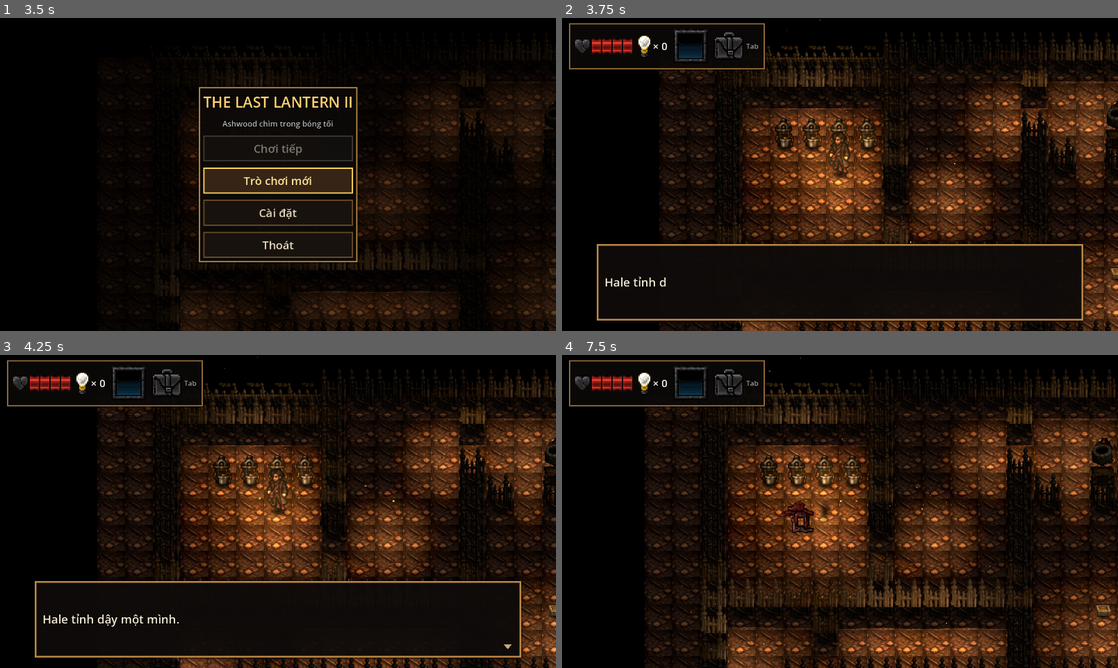
Above: before the commit, frames 1-4 (two rows, left to right).
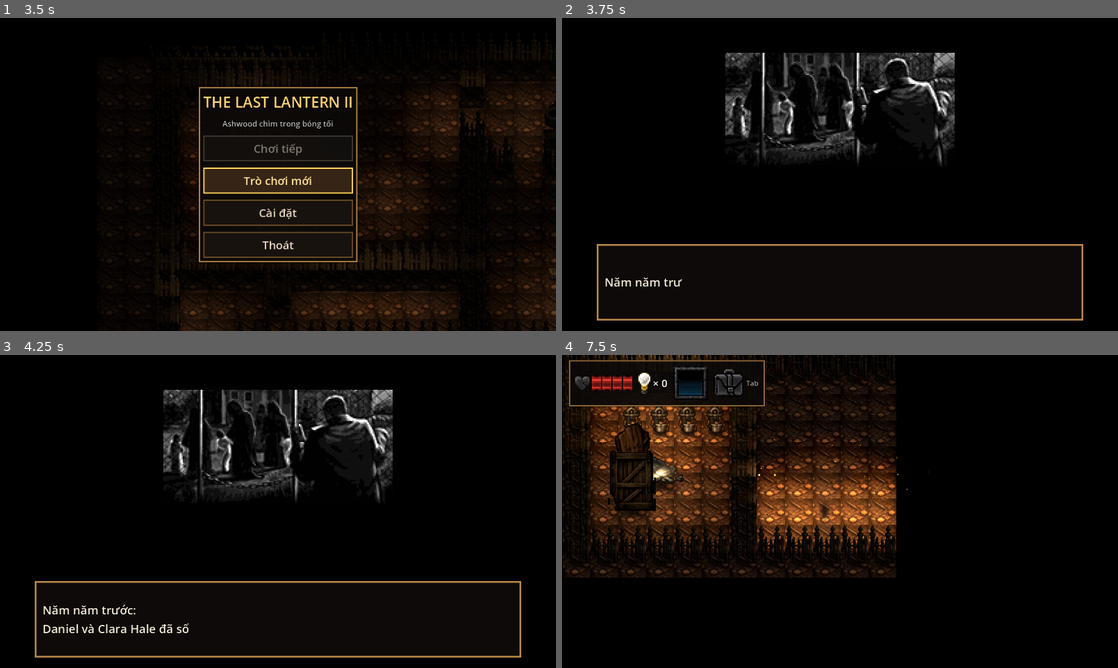
Above: after the commit, the same moments.

Repository: TienDungwork/The-Last-Lantern
Game: Godot game, scene res://src/game.tscn
Same seed, same stepped clock (60 frames per second), same inputs: the game is played once before the commit and once after it.
Inputs (mouse positions are in pixels of both pictures, inside the frame that each line leads up to):
- Up to frame 1 (3.5 s): click "Cài đặt" at 0.5 s; click "Tiếng Việt" at 1.25 s; click "English" at 2 s; click "Xong" at 2.75 s
- Up to frame 2 (3.75 s): click "Trò chơi mới" at 3.5 s
- Up to frame 3 (4.25 s): no input
- Up to frame 4 (7.5 s): tap Enter (interact) at 4.25 s; move the mouse to (962, 495) at 4.27 s; hold Right (move_right) 4.28-5.03 s; hold Enter (interact) 4.28-5.03 s; tap Space at 4.52, 5.27, 6.77 s; move the mouse to (728, 527) at 5.02 s; hold Down (move_down) 5.03-5.78 s; tap E at 5.1 s; move the mouse to (895, 442) at 5.77 s; hold Right (move_right) 5.78-6.53 s; tap F at 5.85 s; move the mouse to (812, 574) at 6.52 s; hold Up (move_up) 6.53-7.28 s; tap I at 6.6 s; move the mouse to (1006, 558) at 7.27 s; hold Left (move_left) from 7.28 s (still down); hold Enter (interact) from 7.28 s (still down)

Frame 1 is identical in both runs. In frame 2, 38% of the frame differs, in the area x 1-100%, y 0-100%; in frame 3, 39%; in frame 4, 53%, in the area x 0-100%, y 0-100%.

Commit message:
Op 8 ep di tung o (kich su kien o di qua) nhu ban goc; Tro choi moi bat dau man 16 (doan mo dau)
Co-authored-by: Cursor <cursoragent@cursor.com>

Diff:
--- a/src/core/grid_state.gd
+++ b/src/core/grid_state.gd
@@ -54,6 +54,7 @@
 var boss2: Dictionary = {}
 var fireballs: Array = []        # Vector2i, cục lửa đứng yên (SPECIAL 11)
 var pointers: Dictionary = {}    # op 27, slot -> {at, dir} (mũi tên) | {hud} (nháy HUD); mất khi vào màn
+var forced: Dictionary = {}      # op 8: {dir, n} còn phải ép đi; trong lúc này bỏ qua phím
 var sun_beam: Dictionary = {}    # SPECIAL 0/1/3 (field_334/335/336): {n: số tia 1|2, at: ô gốc}; mất khi vào màn
 var light: Array = []            # độ sáng từng ô; rỗng = cần tính lại (light_map())
 var player: Vector2i
@@ -186,8 +187,22 @@
 func step(dir: int) -> Array:
 	## Một lượt đi. Bị chắn: chạy sự kiện ô đích có lọc hướng. Đi được: chạy sự kiện ô mới, không lọc hướng.
 	out.clear()
-	if not control:
+	if not control or not forced.is_empty():
 		return out
+	return _step(dir)
+
+func forced_step() -> Array:
+	## Op 8 (field_141/142/143): kịch bản ép đi từng ô như tự đi (sự kiện ô vẫn chạy), kể cả khi khóa điều khiển.
+	out.clear()
+	if forced.is_empty():
+		return out
+	var dir: int = forced.dir
+	forced.n -= 1
+	if forced.n <= 0:
+		forced = {}
+	return _step(dir)
+
+func _step(dir: int) -> Array:
 	if carried >= 0 and dir != facing and int(lights[carried].type) == 1:
 		# Cầm đèn pin: đổi hướng chỉ xoay đèn, không bước.
 		facing = dir
--- a/src/core/script_vm.gd
+++ b/src/core/script_vm.gd
@@ -72,16 +72,15 @@
 				st.out.append({"type": "change_level", "level": int(a[2]), "to": to})
 		7:
 			st.control = int(a[0]) != 0
-		8:
+		8:   # method_209 case 8: kịch bản chạy tiếp ngay, người chơi đi dần qua GridState.forced_step()
 			var dir := int(a[0])
-			if GridState.DIR_VEC.has(dir):
-				for i in int(a[1]):
-					var t: Vector2i = st.player + GridState.DIR_VEC[dir]
-					if st.is_solid(t):
-						break
-					st.player = t
-					st.facing = dir
-					st.out.append({"type": "moved", "to": t, "dir": dir, "scripted": true})
+			if dir == 5:
+				st.world.equipped = -1   # field_274 = -1: cất món đang cầm
+			elif GridState.DIR_VEC.has(dir) and int(a[1]) <= 0:
+				st.facing = dir
+				st.out.append({"type": "bumped", "dir": dir})   # chỉ quay mặt
+			elif GridState.DIR_VEC.has(dir):
+				st.forced = {"dir": dir, "n": int(a[1])}
 		9:
 			var at := Vector2i(int(a[0]), int(a[1]))
 			if _level_arg(int(a[2]), World.SET_TILE, 0, at.x, at.y, int(a[3])):
--- a/src/game.gd
+++ b/src/game.gd
@@ -12,6 +12,7 @@
 # class_4.field_38 (nhạc mỗi màn, tài nguyên 54..60 = track 0..6); -1 = giữ nhạc đang phát (-123 ở bản gốc).
 const LEVEL_MUSIC := [6, 5, 4, 6, 2, 2, 0, 6, 0, 5, 5, 0, 6, 4, 2, 2, 6, 5, 0, 0, 0, -1]
 const TITLE_MUSIC := 4   # tài nguyên 58
+const NEW_GAME_LEVEL := 16   # class_4 case 14: đoạn mở đầu "Năm năm trước...", tự đi rồi dịch chuyển sang màn 0
 const PIXEL_SCALE := 2   # kiểu B: 1 pixel cảnh = 2x2 pixel cửa sổ (1280x720 -> cảnh 640x360)
 
 @export var start_level := 0
@@ -118,7 +119,7 @@
 func _new_game() -> void:
 	hud.show()
 	world = World.new()
-	load_level(0)
+	load_level(NEW_GAME_LEVEL)
 
 func _continue_game() -> void:
 	hud.show()
@@ -208,7 +209,10 @@
 			_held.append(action)
 		elif not Input.is_action_pressed(action):
 			_held.erase(action)
-	if _step_wait == 0.0 and not _held.is_empty():
+	if _step_wait == 0.0 and not state.forced.is_empty():
+		state.forced_step()
+		_step_wait = ActorView.STEP_TIME
+	elif _step_wait == 0.0 and not _held.is_empty():
 		state.step(DIR_ACTION[_held.back()])   # step() xóa out cũ trước khi ghi
 		_step_wait = ActorView.STEP_TIME
 	rules.tick(int(delta * 1000.0))
--- a/tests/integration/test_menu.gd
+++ b/tests/integration/test_menu.gd
@@ -16,8 +16,9 @@
 	eq([game.music_track, game.music.stream != null], [game.TITLE_MUSIC, true], "nhạc tiêu đề")
 	game.menu._start(game.menu.new_game)
 	ok(not game.menu.visible and game.hud.visible, "trò chơi mới: vào màn")
-	eq(game.state.level.index, 0, "màn 0")
-	eq(game.music_track, game.LEVEL_MUSIC[0], "nhạc màn 0")
+	eq(game.state.level.index, 16, "màn mở đầu 16")
+	ok(game._cutscene.visible, "cảnh cắt Năm năm trước")
+	eq(game.music_track, game.LEVEL_MUSIC[16], "nhạc màn 16")
 
 	game.world.inventory.append(20)
 	game.menu.world = game.world
@@ -37,6 +38,9 @@
 
 	# Sự kiện cờ 128 (lặp) ở ô đang đứng chạy lại khi đóng menu trong game (field_434).
 	var s: GridState = game.state
+	s.player = Vector2i(8, 5)   # ra khỏi ô mở đầu (10,5), nơi cờ 128 sẽ chiếu lại cảnh cắt
+	game.dialog.hide()
+	game._say_queue.clear()
 	s.events.append({"id": s.event_active.size(), "x": s.player.x, "y": s.player.y, "w": 1, "h": 1,
 		"flags": GridState.F_ACTIVE | GridState.F_ON_ENTER | GridState.F_REPEAT, "commands": [{"op": 25, "args": []}]})
 	s.event_active.append(true)
--- a/tests/unit/test_script_vm.gd
+++ b/tests/unit/test_script_vm.gd
@@ -27,11 +27,33 @@
 	eq(s.out[0].portrait, -1, "255,255 = không chân dung")
 
 func test_player_control_and_move() -> void:
-	# event#4 (9..10,1): control off, SAY 9, MOVE right 1, control on
-	var s := GridState.new(LevelData.load_level(0), Vector2i(9, 1))
-	s.vm.run(s.level.events[4])
-	eq(s.player, Vector2i(10, 1), "kịch bản đẩy sang phải 1")
-	eq(s.control, true, "trả lại điều khiển")
+	# event#4 (9..10,1): control off, SAY 9, MOVE right 1, control on = đi vào vùng tối thì bị đẩy lùi
+	var s := GridState.new(LevelData.load_level(0), Vector2i(11, 1))
+	s.step(3)
+	eq([s.player, s.forced, s.control], [Vector2i(10, 1), {"dir": 1, "n": 1}, true], "kịch bản chạy hết, chờ ép đi")
+	s.step(3)
+	eq(s.player, Vector2i(10, 1), "đang bị ép đi: bỏ qua phím")
+	s.forced_step()
+	eq([s.player, s.forced], [Vector2i(11, 1), {}], "bị đẩy lùi 1 ô")
+
+func test_intro_level16_walks_into_level0() -> void:
+	# Trò chơi mới = màn 16 (class_4 case 14). Chuỗi ép đi 16#17 -> #12 -> #13 -> #14, hẹn giờ #9, #10, rồi #11
+	# dịch chuyển sang màn 0 (6,4). Op 8 phải kích sự kiện ở từng ô đi qua, không thì kẹt ở (7,5).
+	var s := World.new().enter_level(16)
+	var rules := RulesClassic.new(s)
+	var all: Array = s.enter().duplicate()
+	for i in 600:
+		all.append_array(s.forced_step().duplicate())
+		s.out.clear()
+		rules.tick(100)
+		all.append_array(s.out.duplicate())
+		s.out.clear()
+		if all.any(func(o): return o.type in ["change_level", "death"]):
+			break
+	var last: Dictionary = all.filter(func(o): return o.type in ["change_level", "death"]).back()
+	eq([last.type, last.get("level"), last.get("to")], ["change_level", 0, Vector2i(6, 4)], "sang màn 0")
+	eq(all.filter(func(o): return o.type == "say").map(func(o): return o.text_id), [171, 172, 173, 174, 0, 1, 2, 3],
+		"cảnh cắt 4 câu, Hale cãi dân làng, chủ quán, ngất đi")
 
 func test_if_holding_aborts() -> void:
 	var s := GridState.new(LevelData.load_level(0))
@@ -152,7 +174,7 @@
 	var seq := s.out.filter(func(o): return o.type in ["cutscene", "say", "cutscene_end"]).map(
 		func(o): return o.get("frame", o.get("text_id", "end")))
 	eq(seq, [181, 171, 172, 173, 174, "end"], "tranh, 4 câu, gỡ")
-	eq([s.control, s.player], [false, Vector2i(7, 5)], "lệnh sau op 13 vẫn chạy")
+	eq([s.control, s.forced], [false, {"dir": 3, "n": 3}], "lệnh sau op 13 vẫn chạy")
 
 func test_tutorial_pointers_in_order() -> void:
 	# Op 27 (method_219): mode 1 = mũi tên ở ô (x,y) chỉ hướng dir, mode 2 = nháy khung HUD số n, mode 0 = tắt.
Not shown, added: tests/unit/test_levels_smoke.gd.uid
